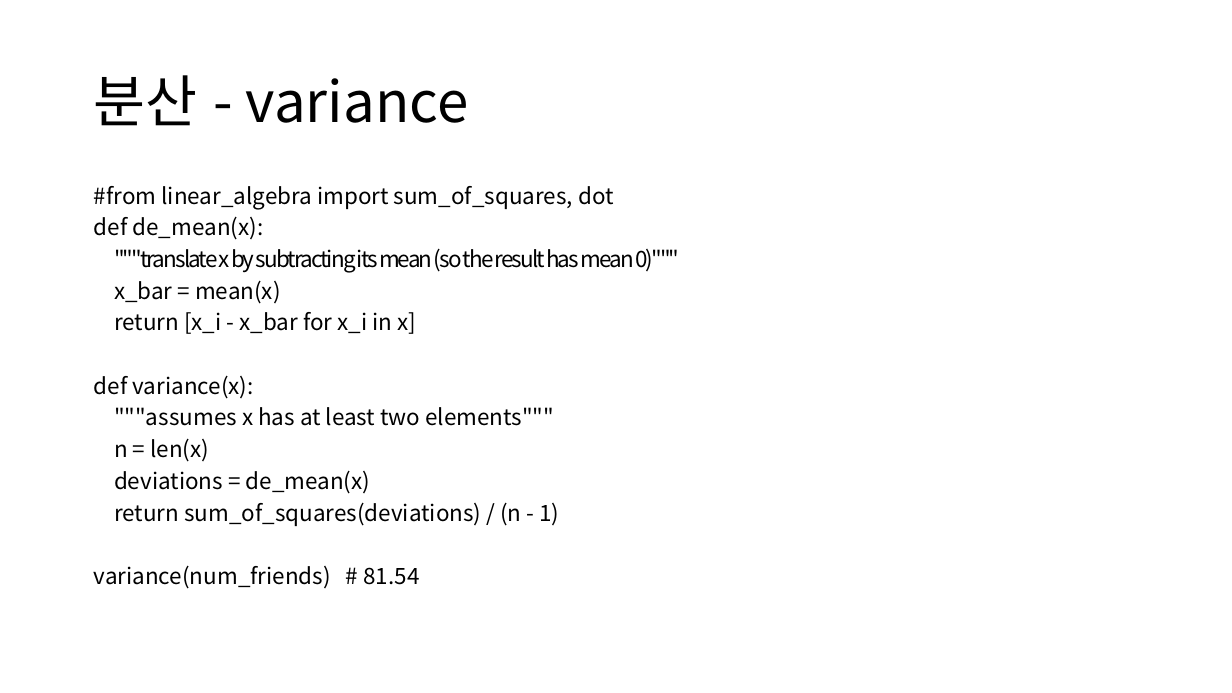
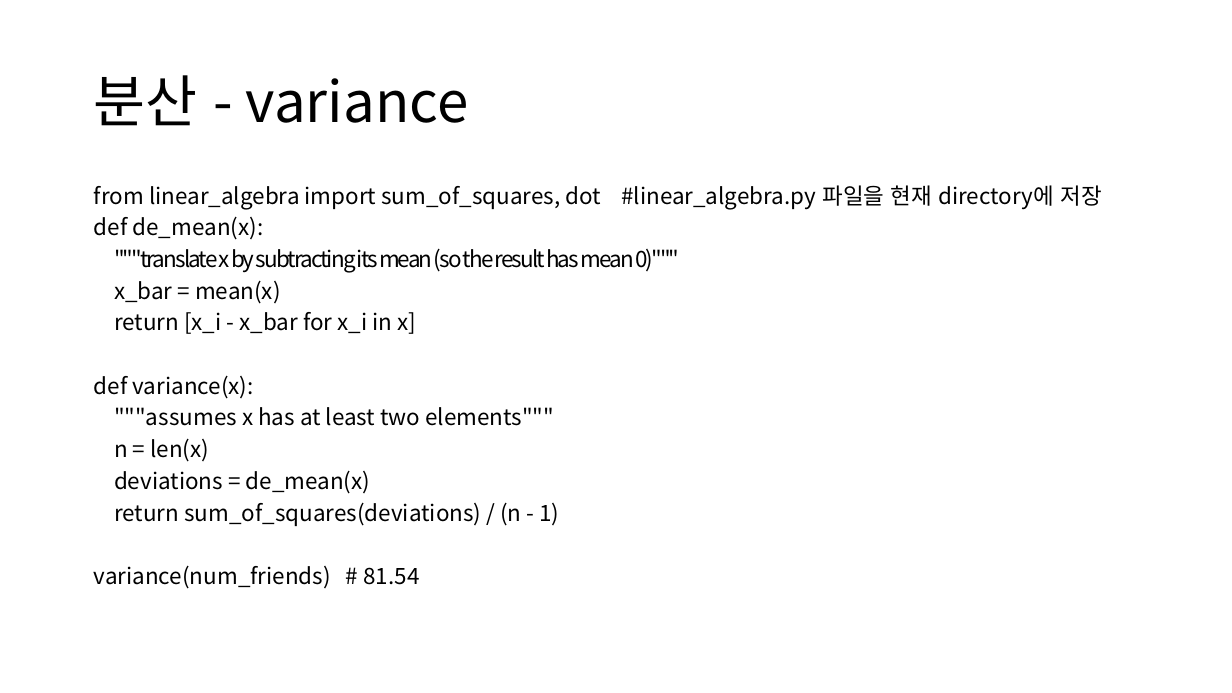
Before and after one commit to ksublee/SPuP, a slide deck: slide 9 of ppt/Python_8_Statistics.pptx. Drawn at 1232x693 pixels with LibreOffice and Linux fonts; fonts in the diff are those of the drawing. Boxes give left, top, right and bottom in pixels: in the first picture for what was removed or moved away, otherwise in the second. Text is boxed around its words. In the diff, an @@ line names an element or a change of style, - is before the commit and + after.

Commit message:
update

```diff
--- a/ppt/Python_8_Statistics.pptx
+++ b/ppt/Python_8_Statistics.pptx
@@ text at bbox=[94, 185, 1101, 210]: text changed @@
-#from linear_algebra import sum_of_squares, dot
+from linear_algebra import sum_of_squares, dot #linear_algebra.py 파일을 현재 directory에 저장
```
